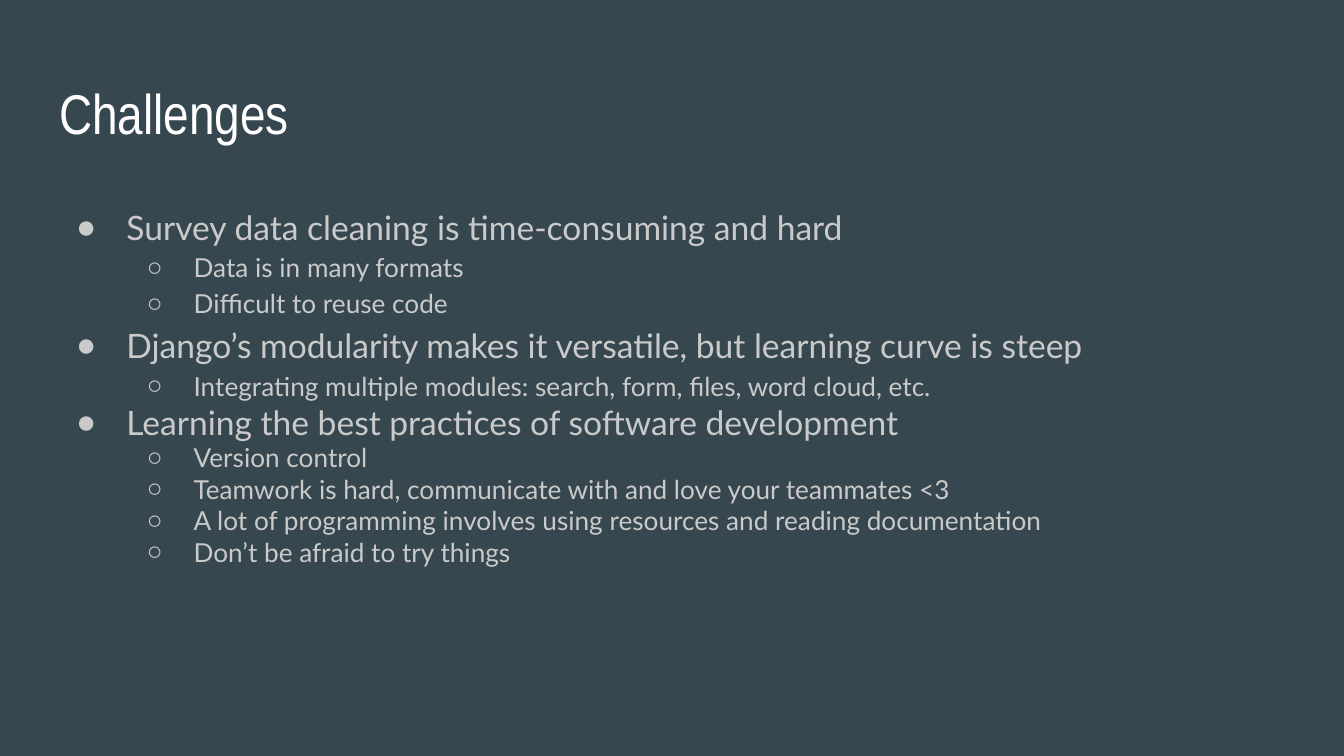
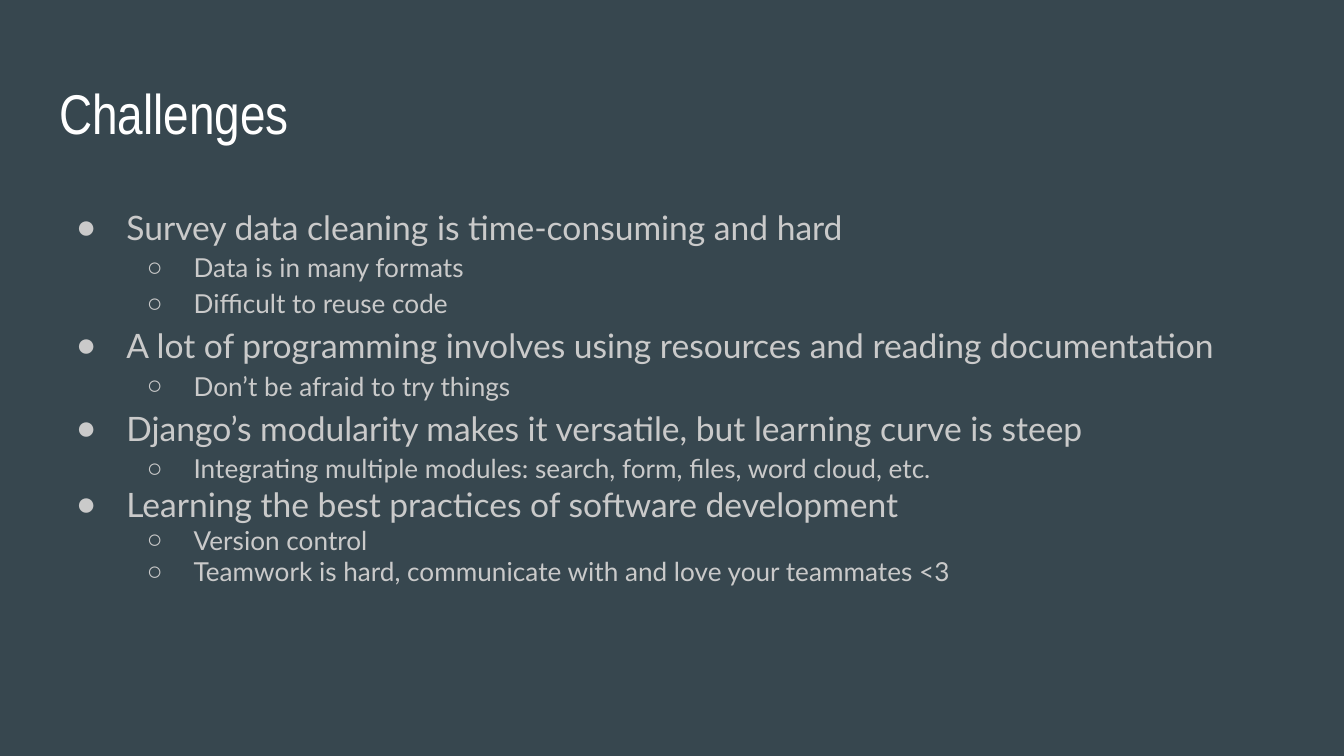
Before and after one commit to bethbailey/survey-search, a slide deck: slide 7 of Final Presentation/Final CS Project Presentation-2.pptx. Drawn at 1344x756 pixels with LibreOffice and Linux fonts; fonts in the diff are those of the drawing. Boxes give left, top, right and bottom in pixels: in the first picture for what was removed or moved away, otherwise in the second. Text is boxed around its words. In the diff, an @@ line names an element or a change of style, - is before the commit and + after.

```diff
--- a/Final Presentation/Final CS Project Presentation-2.pptx
+++ b/Final Presentation/Final CS Project Presentation-2.pptx
@@ text at (x1=126, y1=333, x2=1213, y2=400): paragraphs added @@
+● A lot of programming involves using resources and reading documentation
+  ○ Don’t be afraid to try things
@@ text at (x1=194, y1=511, x2=1041, y2=566): paragraphs removed @@
-  ○ A lot of programming involves using resources and reading documentation
-  ○ Don’t be afraid to try things
```
Also in this commit, not shown: 4 other slides changed, 5 other files.
